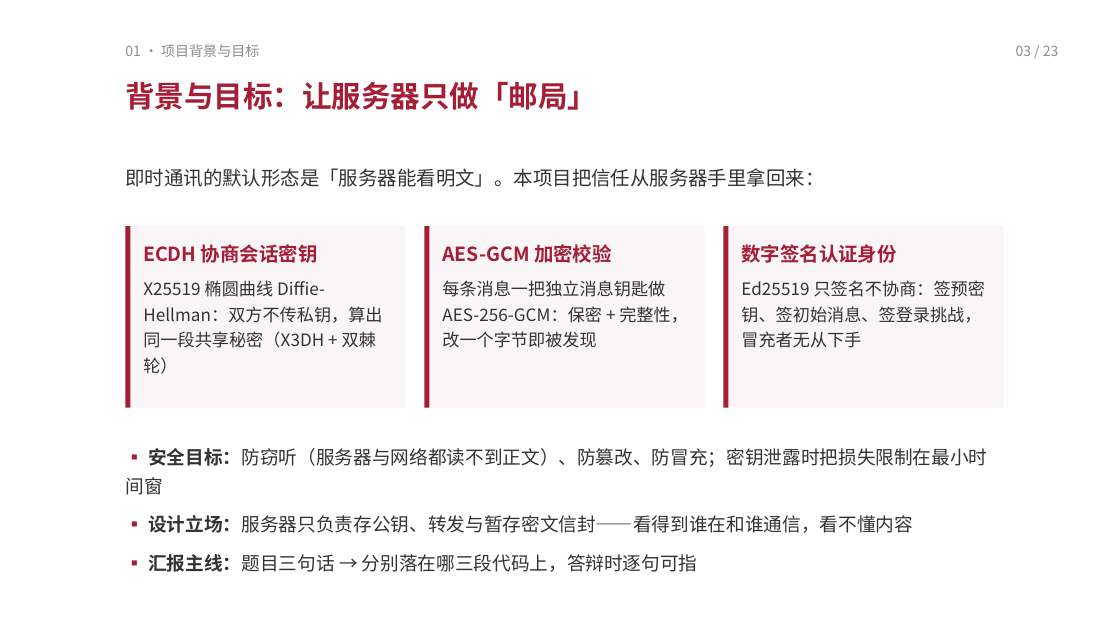
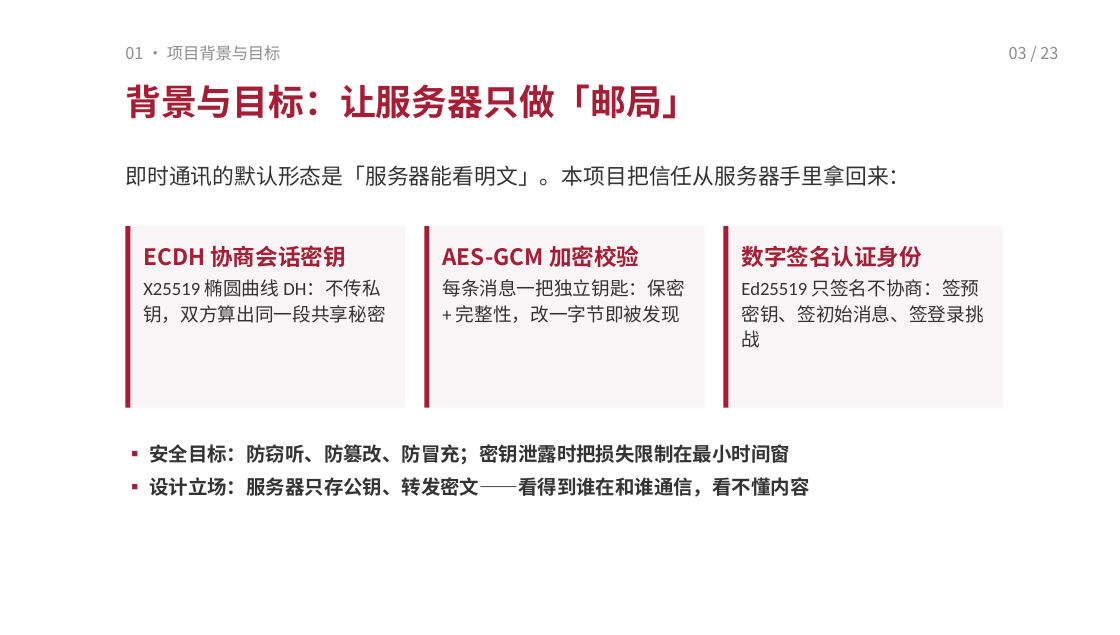
Before and after one commit to TomHaoZi/ECNUchat, a slide deck: slide 3 of 中期汇报/ECNUchat-中期汇报.pptx. Drawn at 1120x635 pixels with LibreOffice and Linux fonts; fonts in the diff are those of the drawing. Boxes give left, top, right and bottom in pixels: in the first picture for what was removed or moved away, otherwise in the second. Text is boxed around its words. In the diff, an @@ line names an element or a change of style, - is before the commit and + after.

```diff
--- a/中期汇报/ECNUchat-中期汇报.pptx
+++ b/中期汇报/ECNUchat-中期汇报.pptx
@@ text "01 · 项目背景与目标" at [125, 45, 281, 60]: size 9 to 10.5 pt @@
@@ text "03 / 23" at [1009, 47, 1058, 59]: size 9 to 10.5 pt @@
@@ text "背景与目标：让服务器只做「邮局」" at [125, 84, 698, 119]: size 19 to 23 pt @@
@@ text "即时通讯的默认形态是「服务器能看明文」。本项目把信任从服务器手里拿回来：" at [125, 165, 910, 186]: size 12.5 to 14 pt, font Noto Sans CJK SC to Calibri; line spacing 1.3 to 1.15 @@
@@ size 12.5 to 14.5 pt in 3 elements at [143, 245, 345, 267], [442, 245, 639, 267], [741, 245, 922, 267] @@
@@ text at [143, 279, 385, 323]: text changed; size 11 to 12 pt; font Noto Sans CJK SC to Calibri @@
-X25519 椭圆曲线 Diffie-Hellman：双方不传私钥，算出同一段共享秘密（X3DH + 双棘轮）
+X25519 椭圆曲线 DH：不传私钥，双方算出同一段共享秘密
@@ text at [442, 279, 684, 323]: text changed; size 11 to 12 pt; font Noto Sans CJK SC to Calibri @@
-每条消息一把独立消息钥匙做 AES-256-GCM：保密 + 完整性，改一个字节即被发现
+每条消息一把独立钥匙：保密 + 完整性，改一字节即被发现
@@ text at [741, 279, 983, 348]: text changed; size 11 to 12 pt; font Noto Sans CJK SC to Calibri @@
-Ed25519 只签名不协商：签预密钥、签初始消息、签登录挑战，冒充者无从下手
+Ed25519 只签名不协商：签预密钥、签初始消息、签登录挑战
@@ text at [149, 444, 809, 497]: text changed; size 12 to 12.5 pt; font Noto Sans CJK SC to Calibri; bold on @@
-▪ 安全目标：防窃听（服务器与网络都读不到正文）、防篡改、防冒充；密钥泄露时把损失限制在最小时间窗
-▪ 设计立场：服务器只负责存公钥、转发与暂存密文信封——看得到谁在和谁通信，看不懂内容
-▪ 汇报主线：题目三句话 → 分别落在哪三段代码上，答辩时逐句可指
+▪ 安全目标：防窃听、防篡改、防冒充；密钥泄露时把损失限制在最小时间窗
+▪ 设计立场：服务器只存公钥、转发密文——看得到谁在和谁通信，看不懂内容
```
Also in this commit, not shown: 20 other slides changed, 4 other files.
